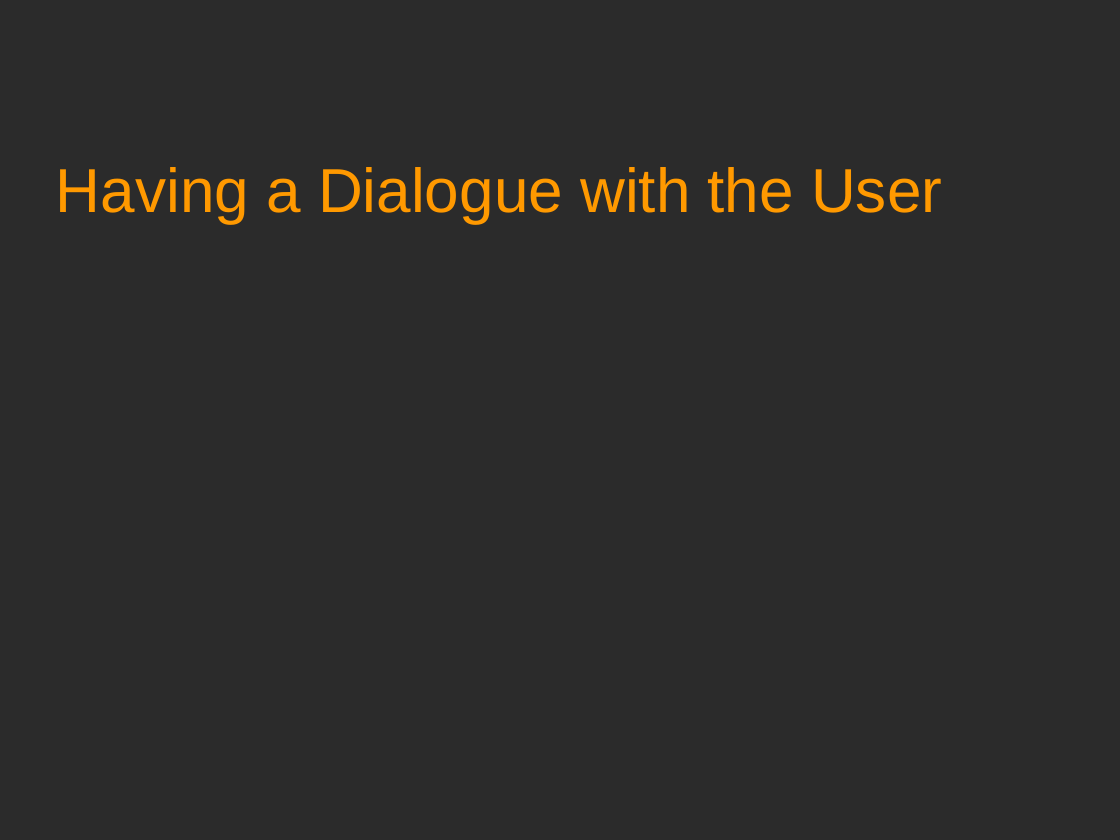
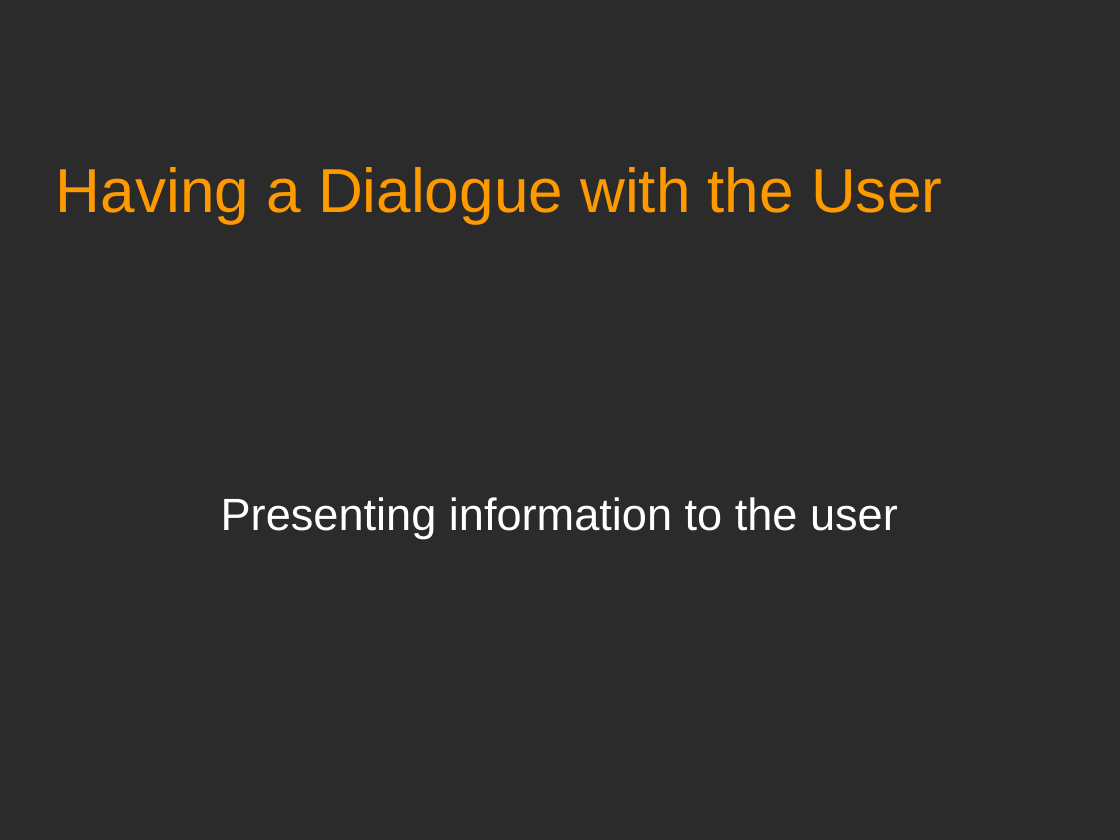
Before and after one commit to Academy-Soft-Intellect/Android-Programming-for-Beginners, a slide deck: slide 1 of 12_Having_a_Dialogue_with_the_User.odp. Drawn at 1120x840 pixels with LibreOffice and Linux fonts; fonts in the diff are those of the drawing; background and template pictures are left out; a plain dark background stands for a picture behind light text. Boxes give left, top, right and bottom in pixels: in the first picture for what was removed or moved away, otherwise in the second. Text is boxed around its words. In the diff, an @@ line names an element or a change of style, - is before the commit and + after.

```diff
--- a/12_Having_a_Dialogue_with_the_User.odp
+++ b/12_Having_a_Dialogue_with_the_User.odp
@@ subtitle added at [221,497,898,538], 32 pt, text #FFFFFF @@
+Presenting information to the user
```
Also in this commit, not shown: 1 other slide changed, 4 slides added.
